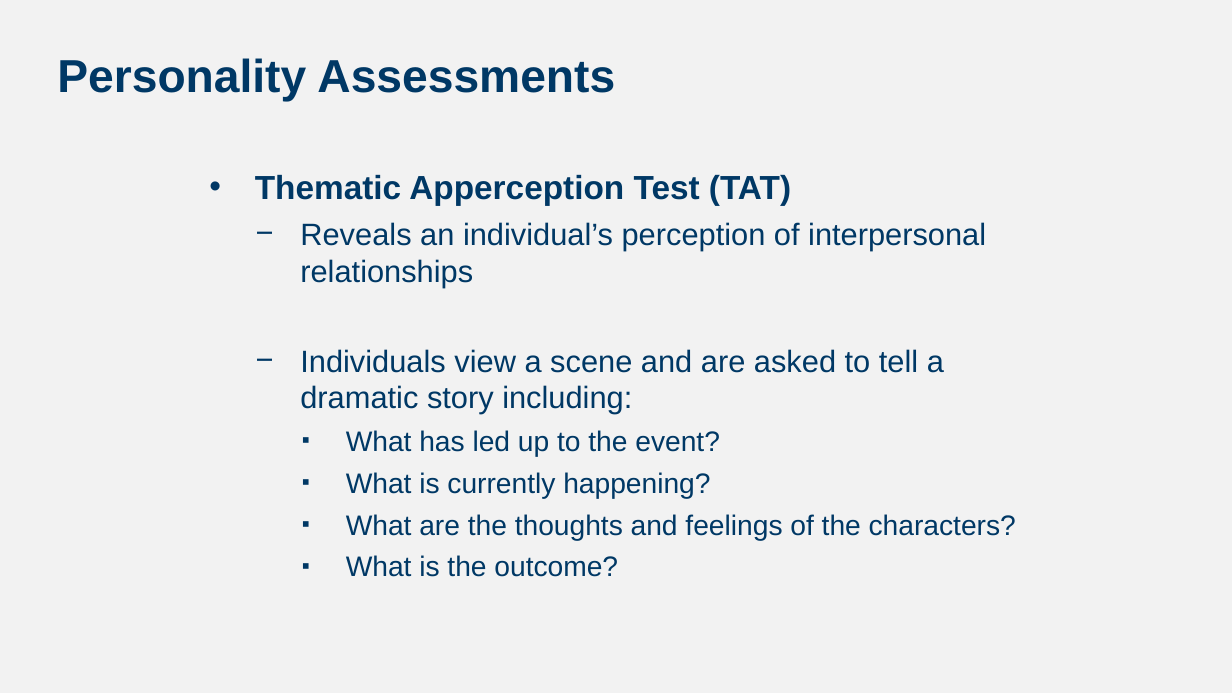
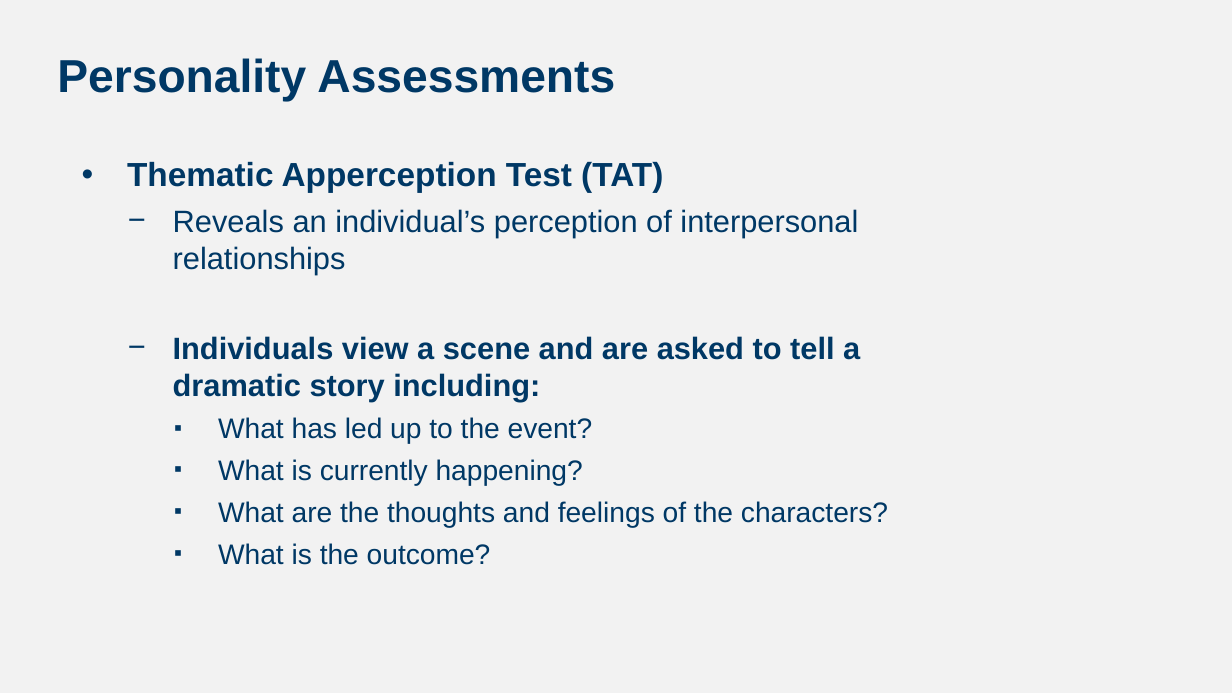
Before and after one commit to npm27/Teaching-Materials, a slide deck: slide 27 of Tests and Eval/Fall 25/Slides/Personality Testing.pptx (slide 23 before the commit). Drawn at 1232x693 pixels with LibreOffice and Linux fonts; fonts in the diff are those of the drawing. Boxes give left, top, right and bottom in pixels: in the first picture for what was removed or moved away, otherwise in the second. Text is boxed around its words. In the diff, an @@ line names an element or a change of style, - is before the commit and + after.

```diff
--- a/Tests and Eval/Fall 25/Slides/Personality Testing.pptx
+++ b/Tests and Eval/Fall 25/Slides/Personality Testing.pptx
@@ text "Thematic Apperception Test (TAT)": place and size @@
-text "Thematic Apperception Test (TAT)" at (255, 174, 1016, 577)
+text "Thematic Apperception Test (TAT)" at (127, 161, 888, 565)
@@ text at (173, 336, 860, 401): bold on in "Individuals view a scene and are asked ..." @@
```
Also in this commit, not shown: 4 other slides changed, 7 slides added, 3 slides removed.
